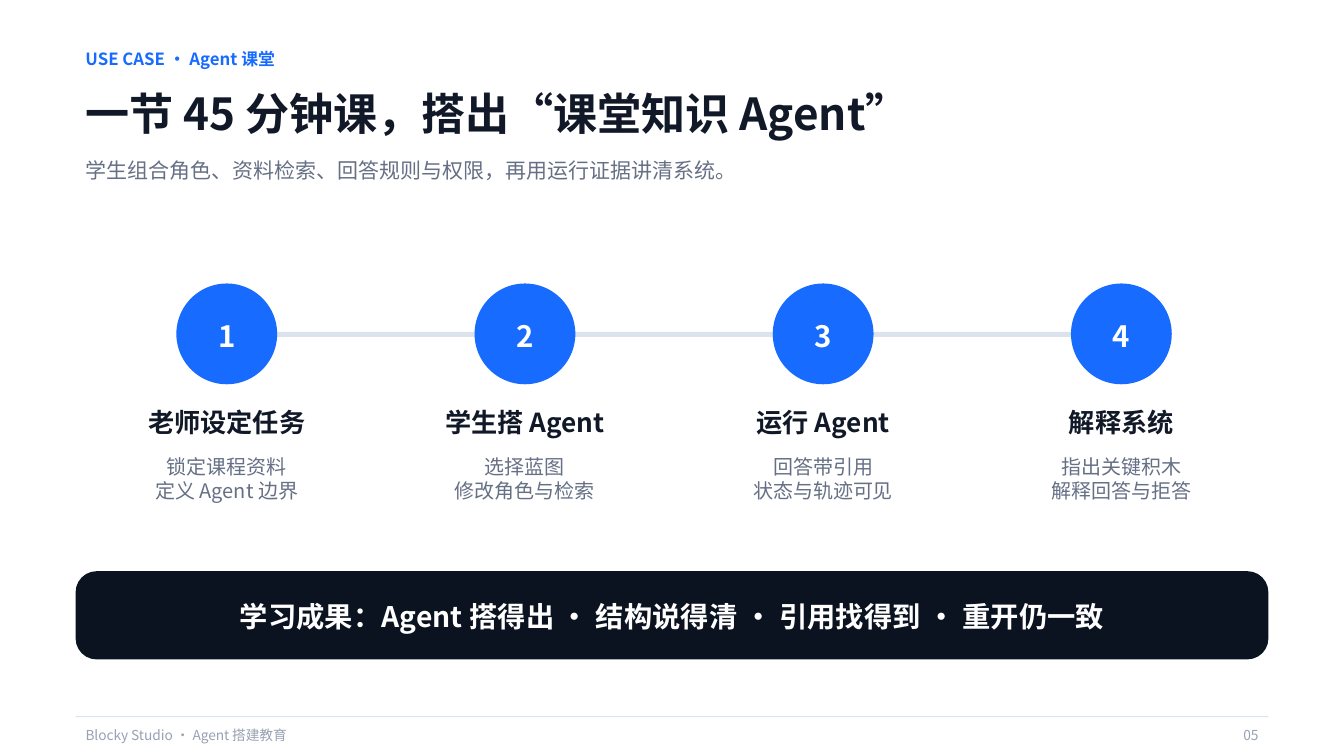
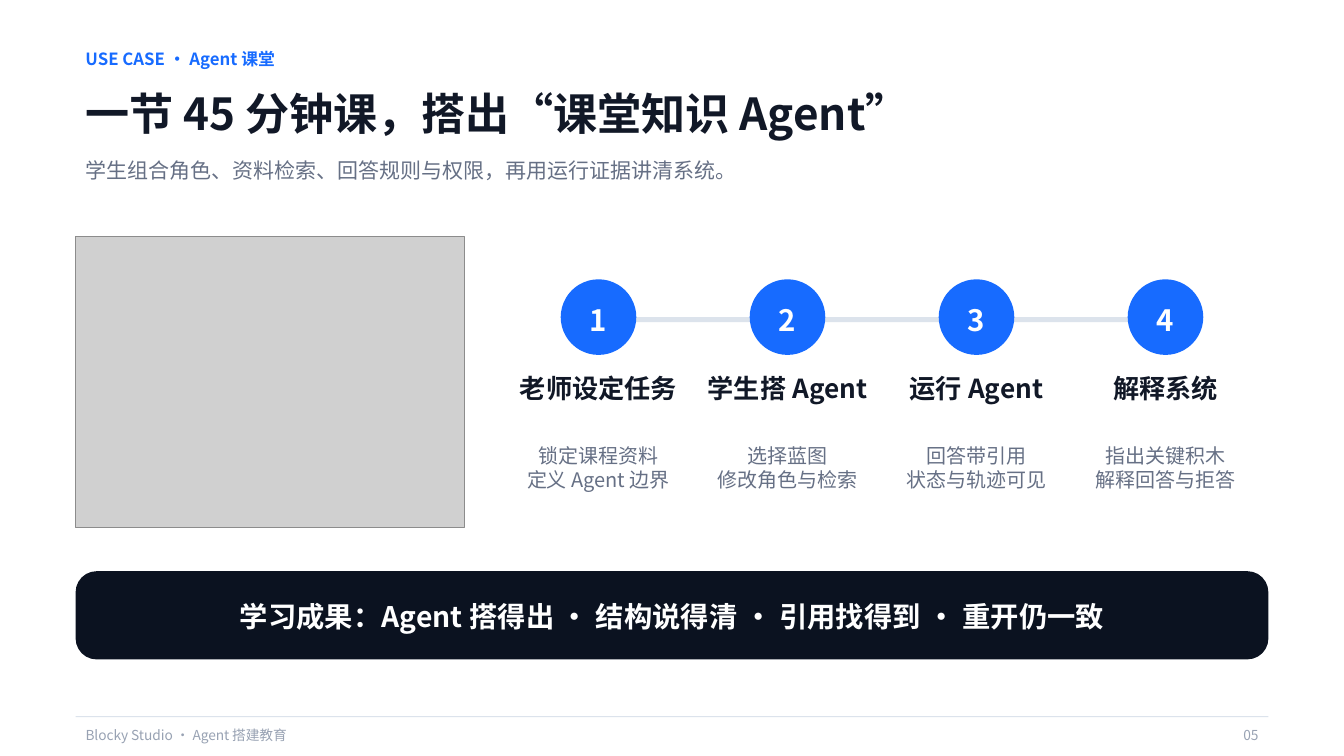
Before and after one commit to q2955161835-debug/Blocky-AI, a slide deck: slide 5 of PPT与商业计划书/Blocky-Studio-息壤杯-AI+教育.pptx. Drawn at 1344x756 pixels with LibreOffice and Linux fonts; fonts in the diff are those of the drawing; grey boxes stand for pictures. Boxes give left, top, right and bottom in pixels: in the first picture for what was removed or moved away, otherwise in the second. Text is boxed around its words. In the diff, an @@ line names an element or a change of style, - is before the commit and + after.

Commit message:
docs: add Agent education illustrations to competition deck

```diff
--- a/PPT与商业计划书/Blocky-Studio-息壤杯-AI+教育.pptx
+++ b/PPT与商业计划书/Blocky-Studio-息壤杯-AI+教育.pptx
@@ picture added at bbox=[76, 237, 464, 528] @@
@@ text "1": place and size @@
-text "1" at bbox=[218, 325, 235, 347]
+text "1" at bbox=[590, 309, 607, 331]
@@ ellipse: place and size @@
-ellipse at bbox=[176, 283, 277, 384]
+ellipse at bbox=[561, 279, 636, 355]
@@ text "2": place and size @@
-text "2" at bbox=[516, 325, 533, 347]
+text "2" at bbox=[779, 309, 796, 331]
@@ ellipse: place and size @@
-ellipse at bbox=[475, 283, 576, 384]
+ellipse at bbox=[750, 279, 826, 355]
@@ text "3": place and size @@
-text "3" at bbox=[814, 325, 831, 348]
+text "3" at bbox=[968, 309, 985, 332]
@@ ellipse: place and size @@
-ellipse at bbox=[773, 283, 874, 384]
+ellipse at bbox=[939, 279, 1014, 355]
@@ text "4": place and size @@
-text "4" at bbox=[1113, 325, 1130, 347]
+text "4" at bbox=[1157, 309, 1174, 331]
@@ ellipse: place and size @@
-ellipse at bbox=[1071, 283, 1172, 384]
+ellipse at bbox=[1128, 279, 1204, 355]
@@ rectangle: place and size @@
-rectangle at bbox=[185, 332, 1117, 337]
+rectangle at bbox=[599, 318, 1166, 323]
@@ text "老师设定任务": place and size @@
-text "老师设定任务" at bbox=[148, 409, 305, 435]
+text "老师设定任务" at bbox=[520, 375, 677, 401]
@@ text "学生搭 Agent": place and size @@
-text "学生搭 Agent" at bbox=[445, 409, 605, 439]
+text "学生搭 Agent" at bbox=[708, 375, 867, 405]
@@ text "运行 Agent": place and size @@
-text "运行 Agent" at bbox=[756, 410, 890, 439]
+text "运行 Agent" at bbox=[910, 376, 1043, 405]
@@ text "解释系统": place and size @@
-text "解释系统" at bbox=[1069, 409, 1174, 435]
+text "解释系统" at bbox=[1113, 375, 1218, 401]
@@ text "锁定课程资料": place and size @@
-text "锁定课程资料" at bbox=[155, 457, 298, 503]
+text "锁定课程资料" at bbox=[527, 446, 670, 492]
@@ text "选择蓝图": place and size @@
-text "选择蓝图" at bbox=[455, 457, 595, 500]
+text "选择蓝图" at bbox=[717, 446, 857, 489]
@@ text "回答带引用": place and size @@
-text "回答带引用" at bbox=[753, 457, 893, 500]
+text "回答带引用" at bbox=[906, 446, 1046, 489]
@@ text "指出关键积木": place and size @@
-text "指出关键积木" at bbox=[1051, 457, 1191, 500]
+text "指出关键积木" at bbox=[1095, 446, 1235, 489]
```
Also in this commit, not shown: 2 other slides changed, 4 other files.
